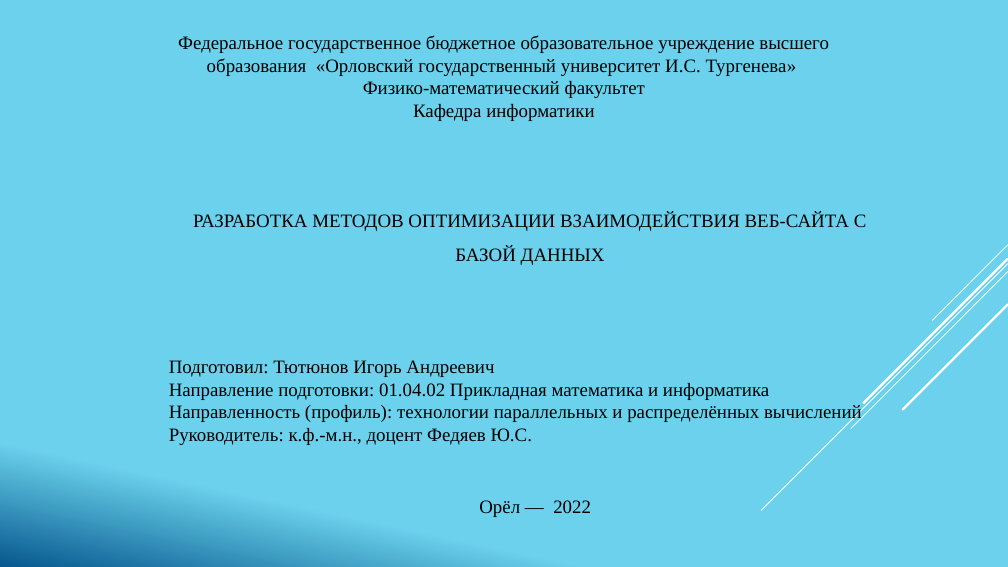
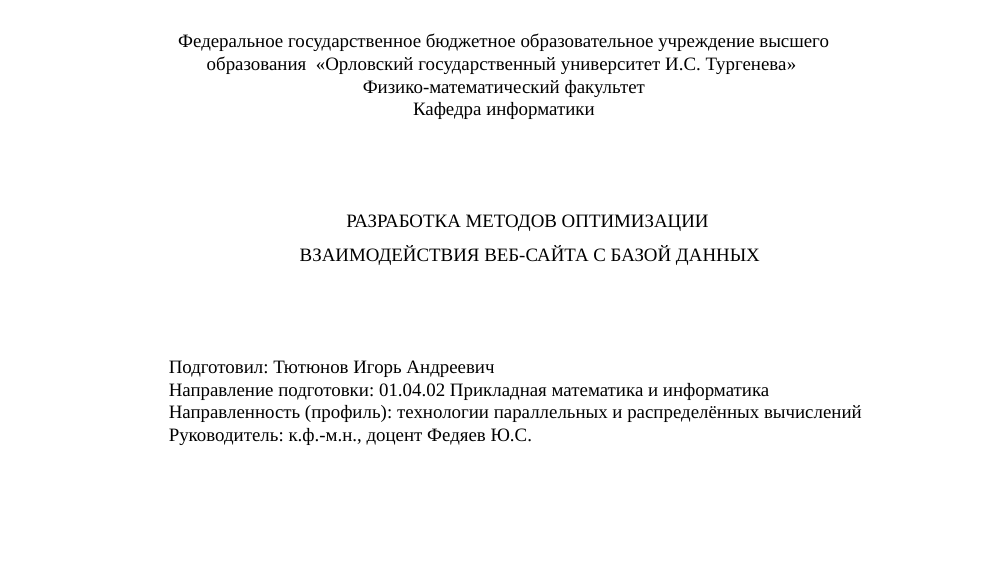
Before and after one commit to IgorTyutyunov/-, a slide deck: slide 12 of ВКР_5.pptx. Drawn at 1008x567 pixels with LibreOffice and Linux fonts; fonts in the diff are those of the drawing. Boxes give left, top, right and bottom in pixels: in the first picture for what was removed or moved away, otherwise in the second. Text is boxed around its words. In the diff, an @@ line names an element or a change of style, - is before the commit and + after.

```diff
--- a/ВКР_5.pptx
+++ b/ВКР_5.pptx
@@ background gradient #6ED2EB to #06588E to #FFFFFF @@
@@ text at [300, 214, 760, 265]: text changed @@
-РАЗРАБОТКА МЕТОДОВ ОПТИМИЗАЦИИ ВЗАИМОДЕЙСТВИЯ ВЕБ-САЙТА С БАЗОЙ ДАННЫХ
+РАЗРАБОТКА МЕТОДОВ ОПТИМИЗАЦИИ
+ВЗАИМОДЕЙСТВИЯ ВЕБ-САЙТА С БАЗОЙ ДАННЫХ
@@ group removed at [761, 245, 1008, 510]: 5 lines @@
@@ text removed at [479, 500, 591, 517] @@
-Орёл — 2022
```
Also in this commit, not shown: 11 other slides changed.
